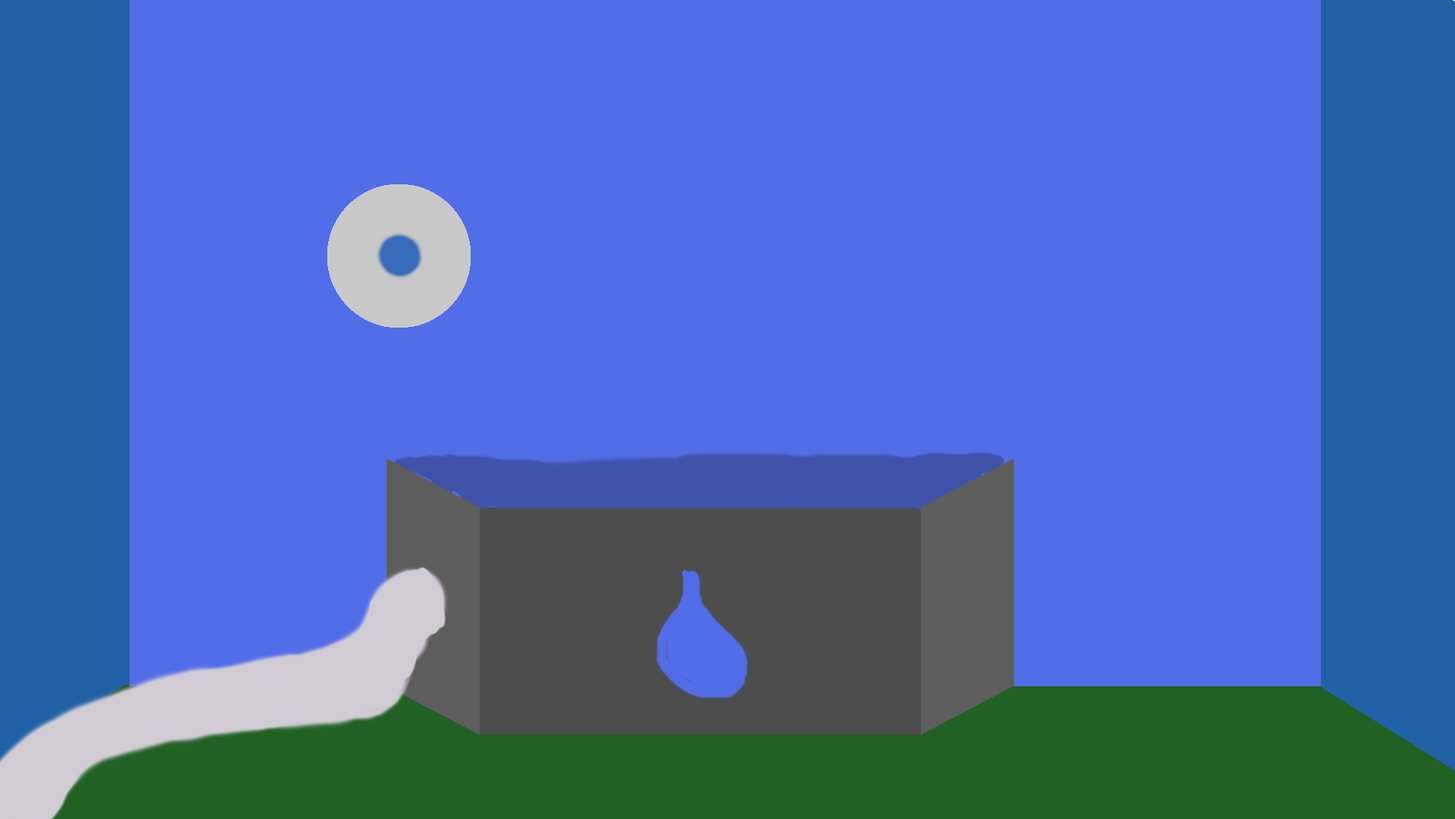
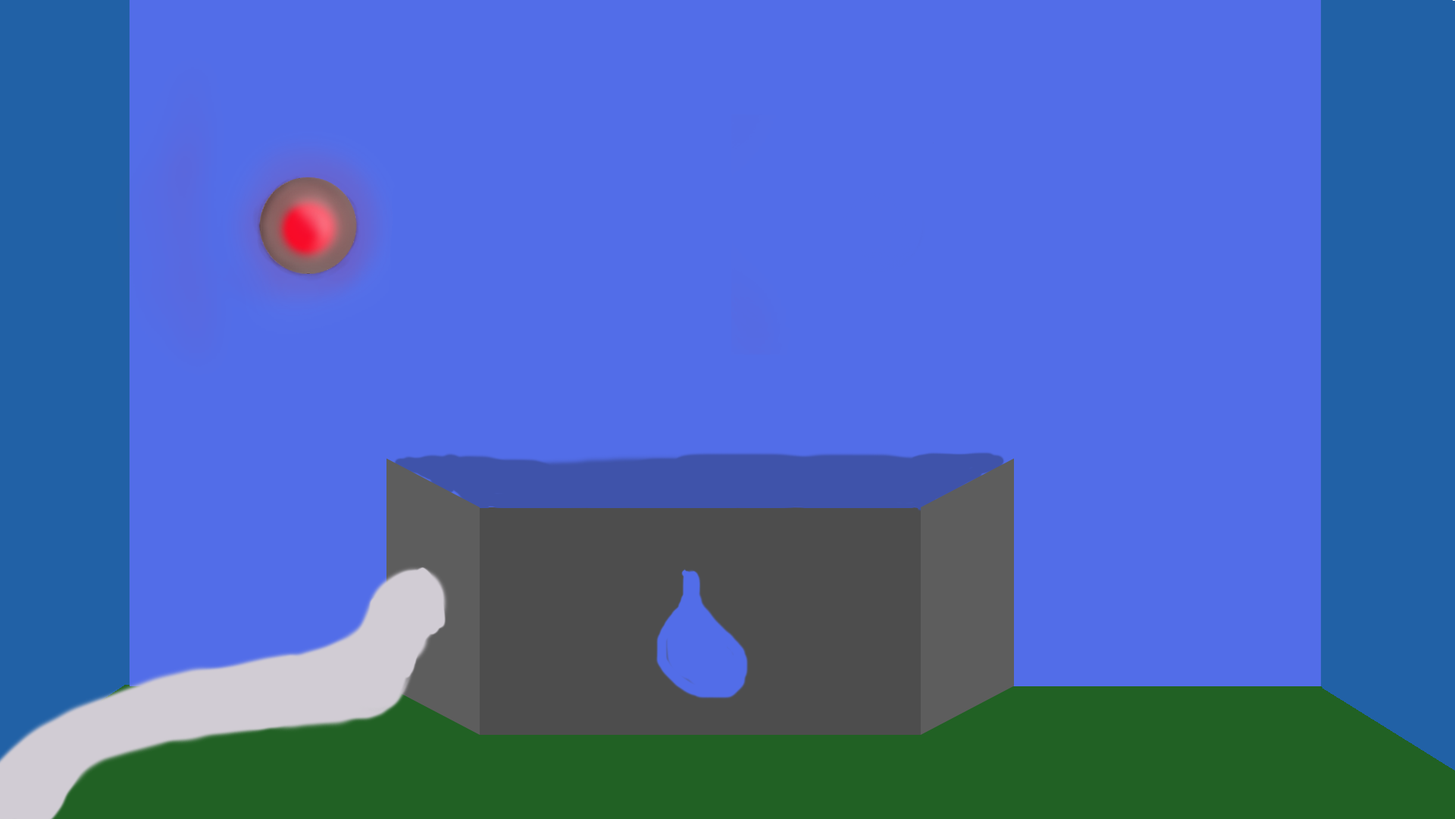
Revision of a layered (1455, 819) image; what changed, layer by layer:
removed layer "light on the circular light" over left=373, top=231, right=425, bottom=280
removed layer "the circular light" over left=327, top=184, right=471, bottom=328
added group "Lamps" with 4 layers above "Shape 2 copy" over left=131, top=78, right=777, bottom=360
added layer "red bounced light" in group "Lamps" over left=131, top=78, right=777, bottom=360
added layer "Red lamps" in group "Lamps" over left=259, top=176, right=471, bottom=275
added layer "Lamps red shadow" in group "Lamps" over left=252, top=175, right=471, bottom=282
added layer "Yellow lamps" in group "Lamps" over left=259, top=177, right=471, bottom=274
